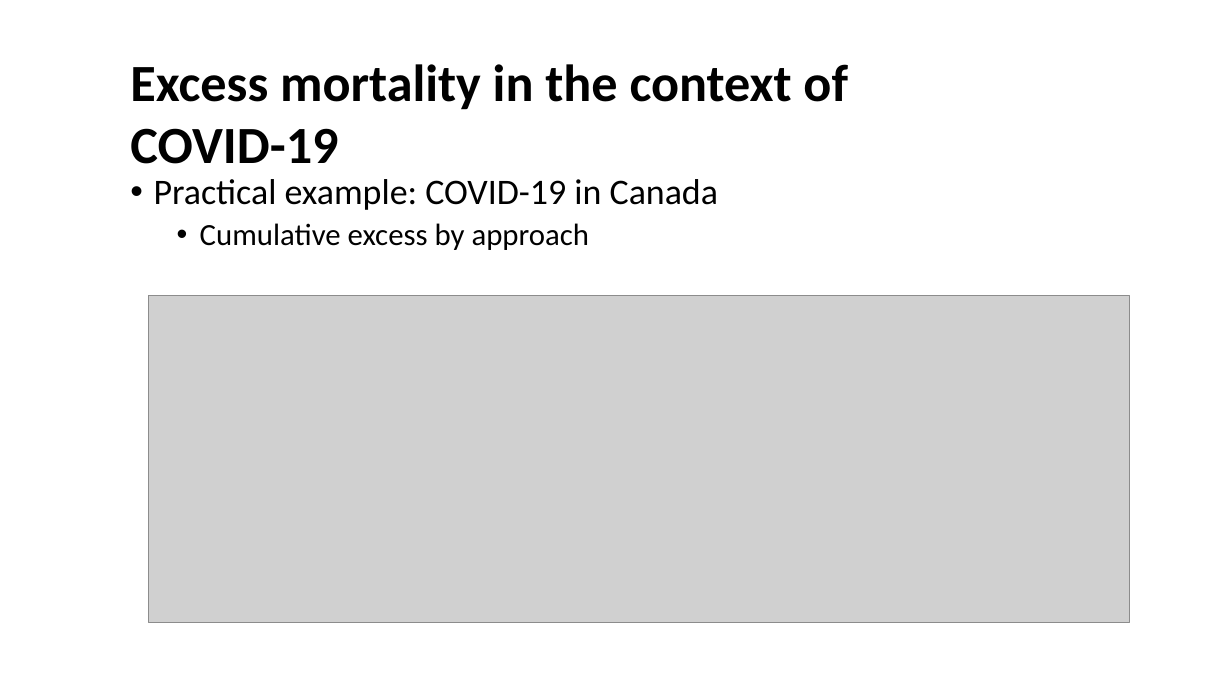
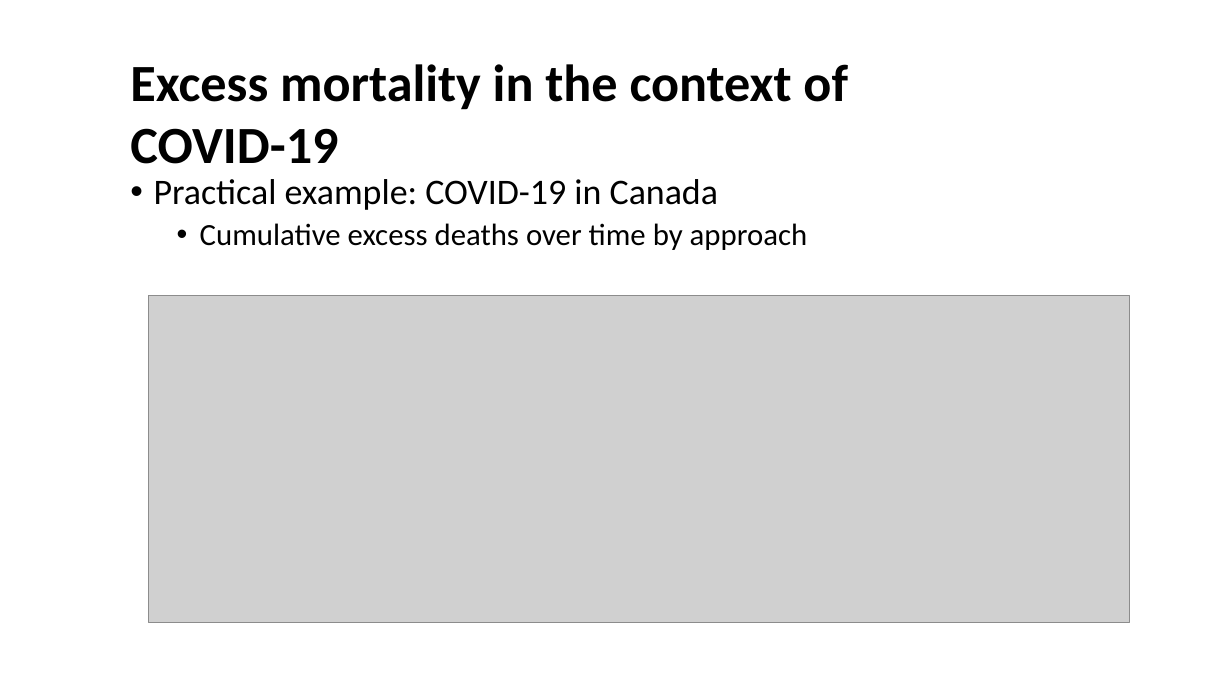
Before and after one commit to kikeacosta/edsd26_apc, a slide deck: slide 11 of slides/04_excess_mortality.pptx (slide 10 before the commit). Drawn at 1232x693 pixels with LibreOffice and Linux fonts; fonts in the diff are those of the drawing; grey boxes stand for pictures. Boxes give left, top, right and bottom in pixels: in the first picture for what was removed or moved away, otherwise in the second. Text is boxed around its words. In the diff, an @@ line names an element or a change of style, - is before the commit and + after.

```diff
--- a/slides/04_excess_mortality.pptx
+++ b/slides/04_excess_mortality.pptx
@@ text at (200, 223, 808, 250): text changed @@
-  • Cumulative excess by approach
+  • Cumulative excess deaths over time by approach
```
Also in this commit, not shown: 5 other slides changed, 2 slides added, 13 other files.
